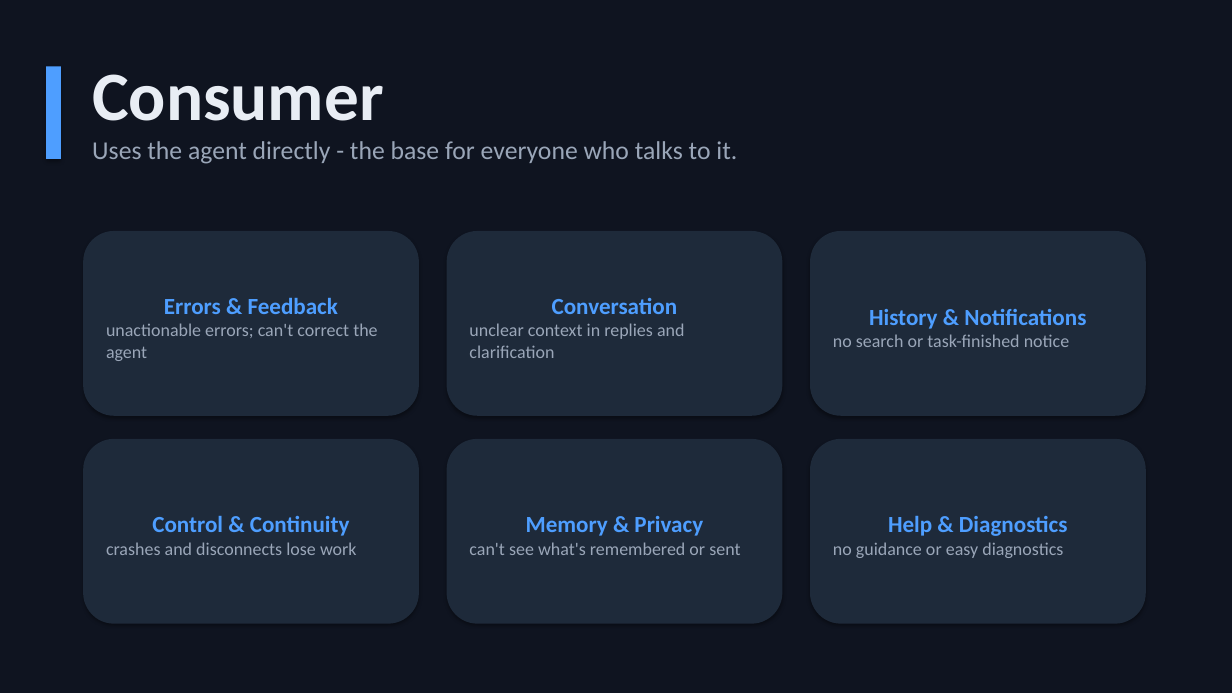
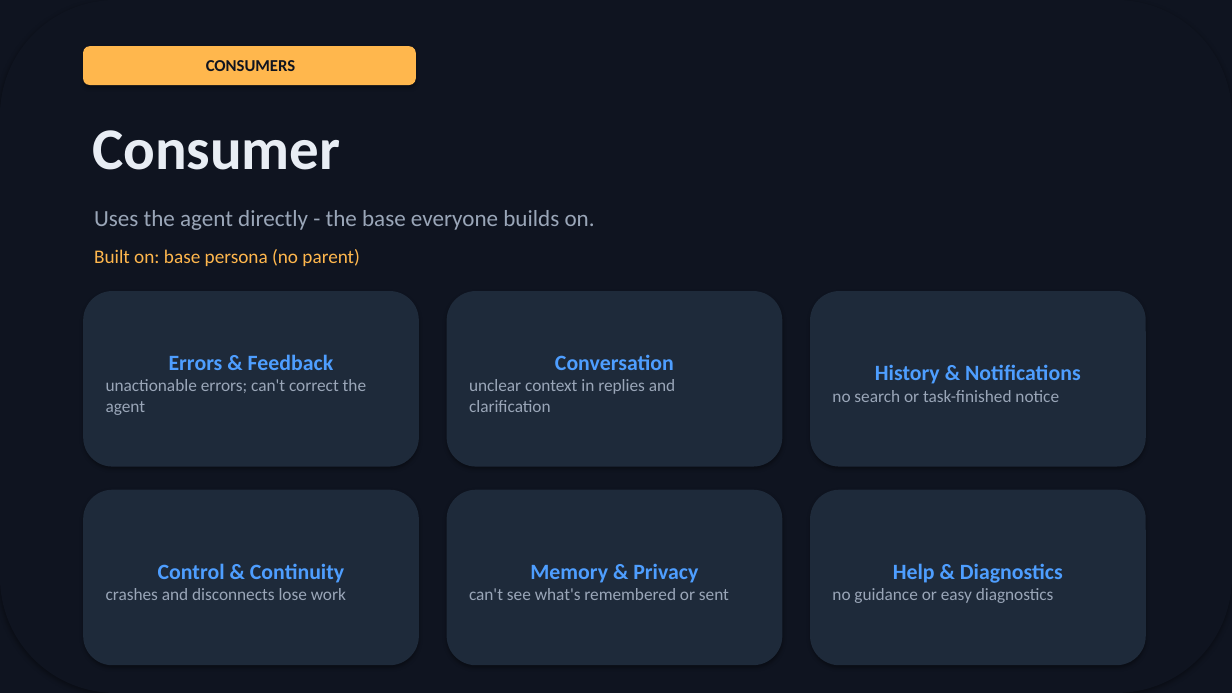
Before and after one commit to michaelatamuk/openjiuwen-jiuwenswarm, a slide deck: slide 5 of docs-michael/usability/slides/personas-deck.pptx. Drawn at 1232x693 pixels with LibreOffice and Linux fonts; fonts in the diff are those of the drawing. Boxes give left, top, right and bottom in pixels: in the first picture for what was removed or moved away, otherwise in the second. Text is boxed around its words. In the diff, an @@ line names an element or a change of style, - is before the commit and + after.

```diff
--- a/docs-michael/usability/slides/personas-deck.pptx
+++ b/docs-michael/usability/slides/personas-deck.pptx
@@ rounded rectangle at [0,0,1232,693]: rectangle to rounded rectangle @@
@@ rounded rectangle added at [83,46,416,85], fill #FFB74D, 13 pt, text #0F1420, bold @@
+CONSUMERS
@@ rectangle removed at [46,67,61,159] @@
@@ text "Consumer": place and size @@
-text "Consumer" at [92,74,737,164]
+text "Consumer" at [92,130,340,170]
@@ text "Consumer" at [92,130,340,170]: size 54 to 46 pt @@
@@ text at [92,141,737,164]: paragraph removed @@
-Uses the agent directly - the base for everyone who talks to it.
@@ text added at [94,210,595,230], 18 pt, text #9AA6B8 @@
+Uses the agent directly - the base everyone builds on.
@@ text added at [94,249,360,266], 15 pt, text #FFB74D @@
+Built on: base persona (no parent)
@@ rounded rectangle "Errors & Feedback": place and size @@
-rounded rectangle "Errors & Feedback" at [83,231,419,416]
+rounded rectangle "Errors & Feedback" at [83,291,419,467]
@@ rounded rectangle "Errors & Feedback" at [83,291,419,467]: size 18 to 17 pt in "Errors & Feedback"; size 14 to 13.5 pt in "unactionable errors; can't correct the agent" @@
@@ rounded rectangle "Conversation": place and size @@
-rounded rectangle "Conversation" at [446,231,782,416]
+rounded rectangle "Conversation" at [446,291,782,467]
@@ rounded rectangle "Conversation" at [446,291,782,467]: size 18 to 17 pt in "Conversation"; size 14 to 13.5 pt in "unclear context in replies and clarification" @@
@@ rounded rectangle "History & Notifications": place and size @@
-rounded rectangle "History & Notifications" at [811,231,1146,416]
+rounded rectangle "History & Notifications" at [811,291,1146,467]
@@ rounded rectangle "History & Notifications" at [811,291,1146,467]: size 18 to 17 pt in "History & Notifications"; size 14 to 13.5 pt in "no search or task-finished notice" @@
@@ rounded rectangle "Control & Continuity": place and size @@
-rounded rectangle "Control & Continuity" at [83,439,419,624]
+rounded rectangle "Control & Continuity" at [83,490,419,665]
@@ rounded rectangle "Control & Continuity" at [83,490,419,665]: size 18 to 17 pt in "Control & Continuity"; size 14 to 13.5 pt in "crashes and disconnects lose work" @@
@@ rounded rectangle "Memory & Privacy": place and size @@
-rounded rectangle "Memory & Privacy" at [446,439,782,624]
+rounded rectangle "Memory & Privacy" at [446,490,782,665]
@@ rounded rectangle "Memory & Privacy" at [446,490,782,665]: size 18 to 17 pt in "Memory & Privacy"; size 14 to 13.5 pt in "can't see what's remembered or sent" @@
@@ rounded rectangle "Help & Diagnostics": place and size @@
-rounded rectangle "Help & Diagnostics" at [811,439,1146,624]
+rounded rectangle "Help & Diagnostics" at [811,490,1146,665]
@@ rounded rectangle "Help & Diagnostics" at [811,490,1146,665]: size 18 to 17 pt in "Help & Diagnostics"; size 14 to 13.5 pt in "no guidance or easy diagnostics" @@
```
Also in this commit, not shown: 9 other slides changed, 2 slides added, 5 other files.
